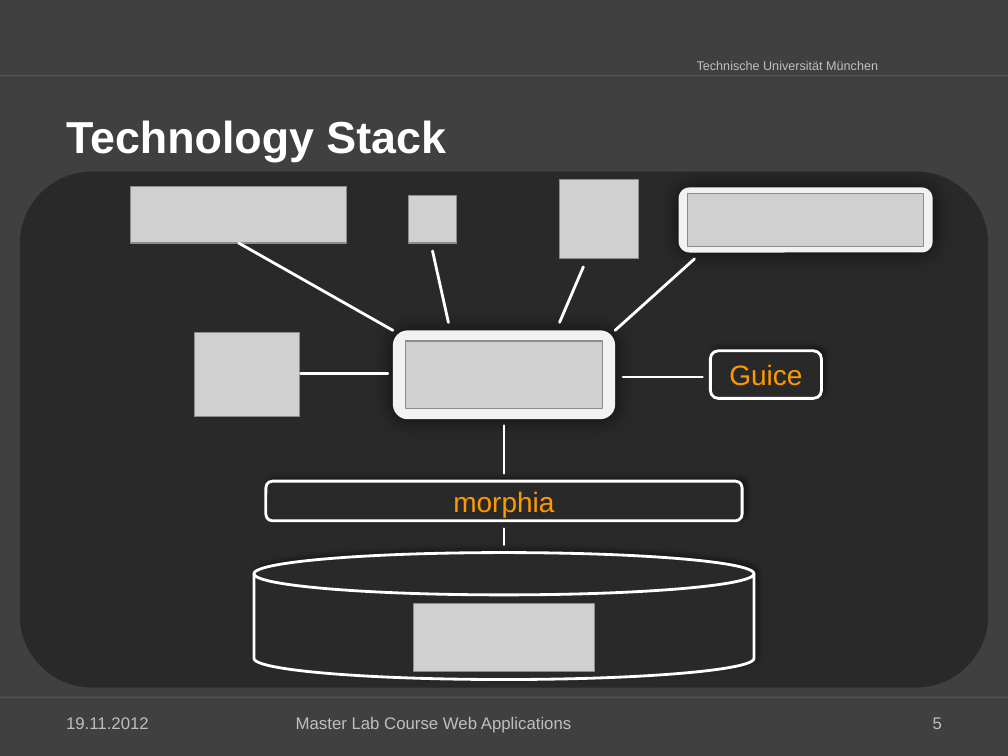
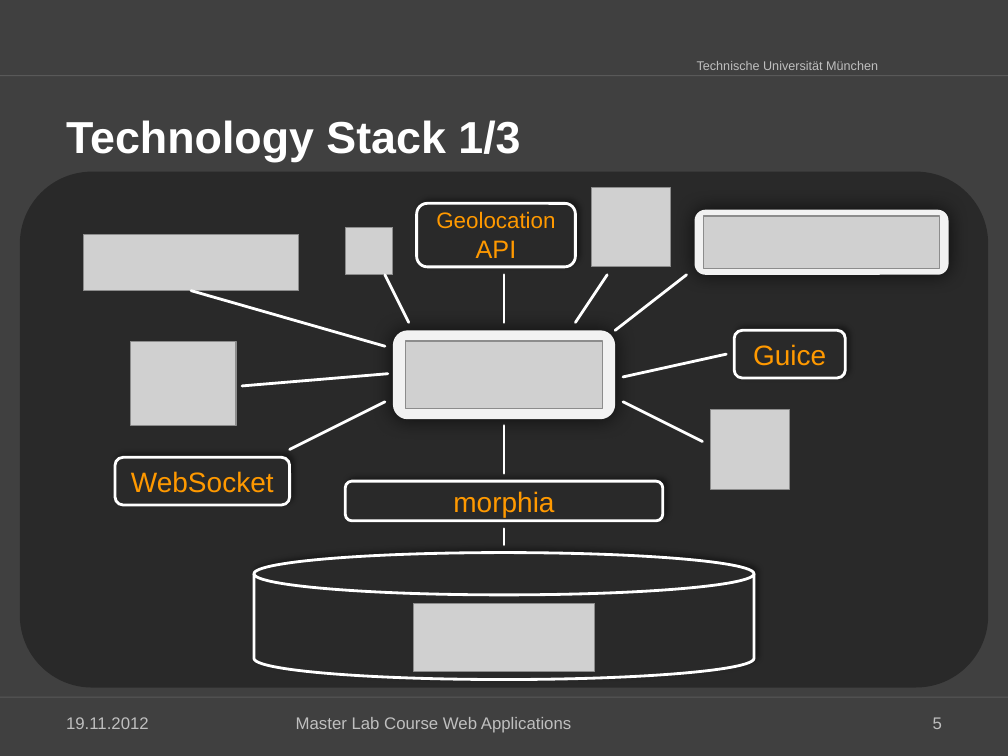
Before and after one commit to kneczaj/pi-puppids, a slide deck: slide 5 of docs/group4_Final_Presentation.pptx. Drawn at 1008x756 pixels with LibreOffice and Linux fonts; fonts in the diff are those of the drawing; grey boxes stand for pictures; background and template pictures are left out. Boxes give left, top, right and bottom in pixels: in the first picture for what was removed or moved away, otherwise in the second. Text is boxed around its words. In the diff, an @@ line names an element or a change of style, - is before the commit and + after.

Commit message:
added websocket, geolocation api and google maps/places to the technology stack

```diff
--- a/docs/group4_Final_Presentation.pptx
+++ b/docs/group4_Final_Presentation.pptx
@@ title at (66,120,520,162): text changed @@
-Technology Stack
+Technology Stack 1/3
@@ rounded rectangle added at (416,204,575,267), fill #292929, outline #FFFFFF 2 pt, 16 pt, text #FF9900 @@
+Geolocation
+API
@@ picture: place and size @@
-picture at (559,179,638,258)
+picture at (592,187,670,266)
@@ picture: place and size @@
-picture at (131,186,347,243)
+picture at (84,235,299,291)
@@ picture: place and size @@
-picture at (409,196,457,243)
+picture at (346,227,393,274)
@@ rounded rectangle: place and size @@
-rounded rectangle at (678,187,932,253)
+rounded rectangle at (695,210,949,275)
@@ picture: place and size @@
-picture at (687,194,923,246)
+picture at (704,216,939,268)
@@ line moved from (239, 243) - (393, 331) to (192, 290) - (385, 347) @@
@@ line moved from (432, 251) - (449, 323) to (385, 275) - (409, 323) @@
@@ line added from (504, 275) to (504, 323), #FFFFFF 2 pt @@
@@ line moved from (584, 267) - (559, 323) to (607, 275) - (576, 323) @@
@@ line moved from (695, 259) - (615, 331) to (686, 275) - (615, 331) @@
@@ picture: place and size @@
-picture at (195,333,299,416)
+picture at (131,342,236,425)
@@ line moved from (703, 377) - (623, 377) to (726, 354) - (623, 377) @@
@@ rounded rectangle "Guice": place and size @@
-rounded rectangle "Guice" at (711,351,822,398)
+rounded rectangle "Guice" at (734,331,845,378)
@@ line moved from (388, 374) - (300, 374) to (388, 374) - (242, 386) @@
@@ line added from (289, 450) to (385, 402), #FFFFFF 2 pt @@
@@ line added from (623, 402) to (703, 442), #FFFFFF 2 pt @@
@@ picture added at (711,409,790,489) @@
@@ rounded rectangle added at (115,458,289,505), fill #292929, outline #FFFFFF 2 pt, 20 pt, text #FF9900 @@
+WebSocket
@@ rounded rectangle "morphia": place and size @@
-rounded rectangle "morphia" at (266,481,742,520)
+rounded rectangle "morphia" at (346,481,663,520)
```
Also in this commit, not shown: 1 other slide changed, 1 slide added, 1 other file.
